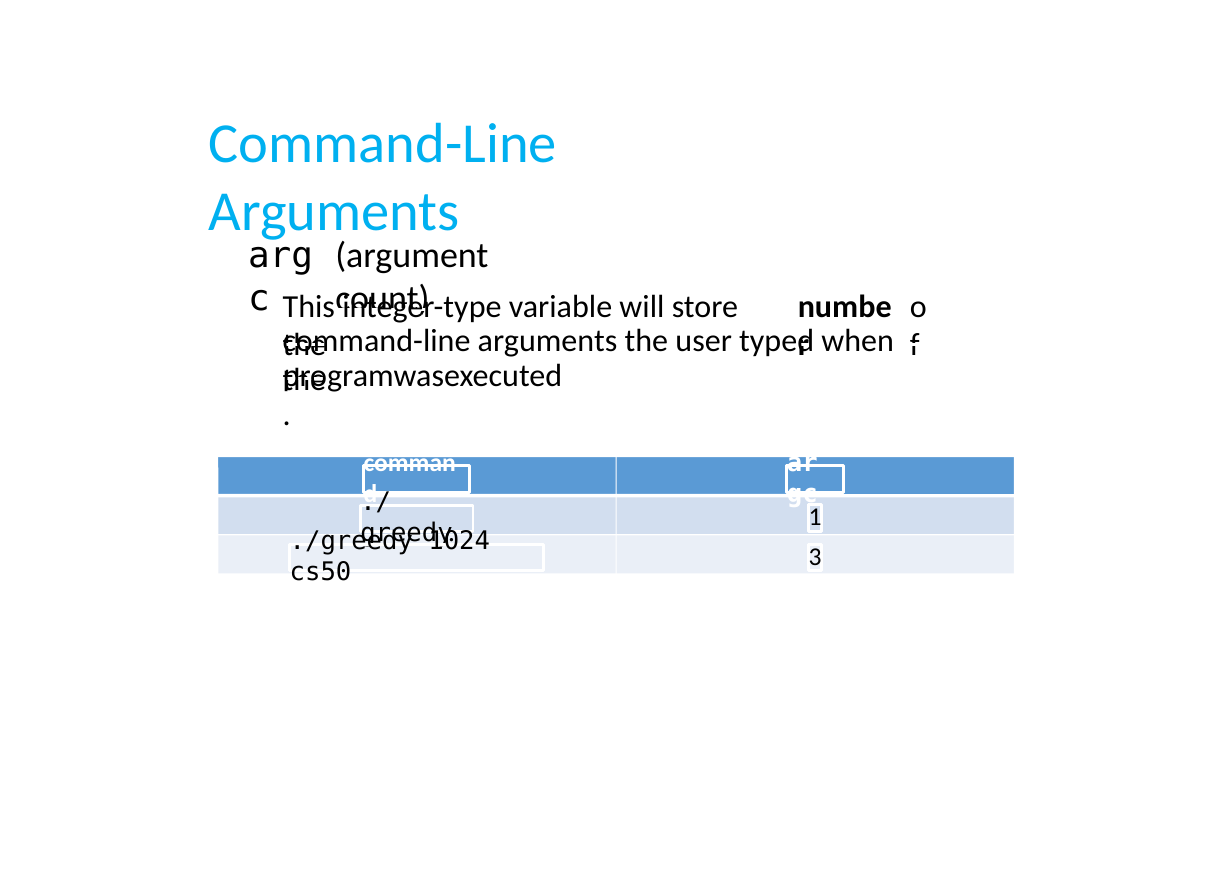
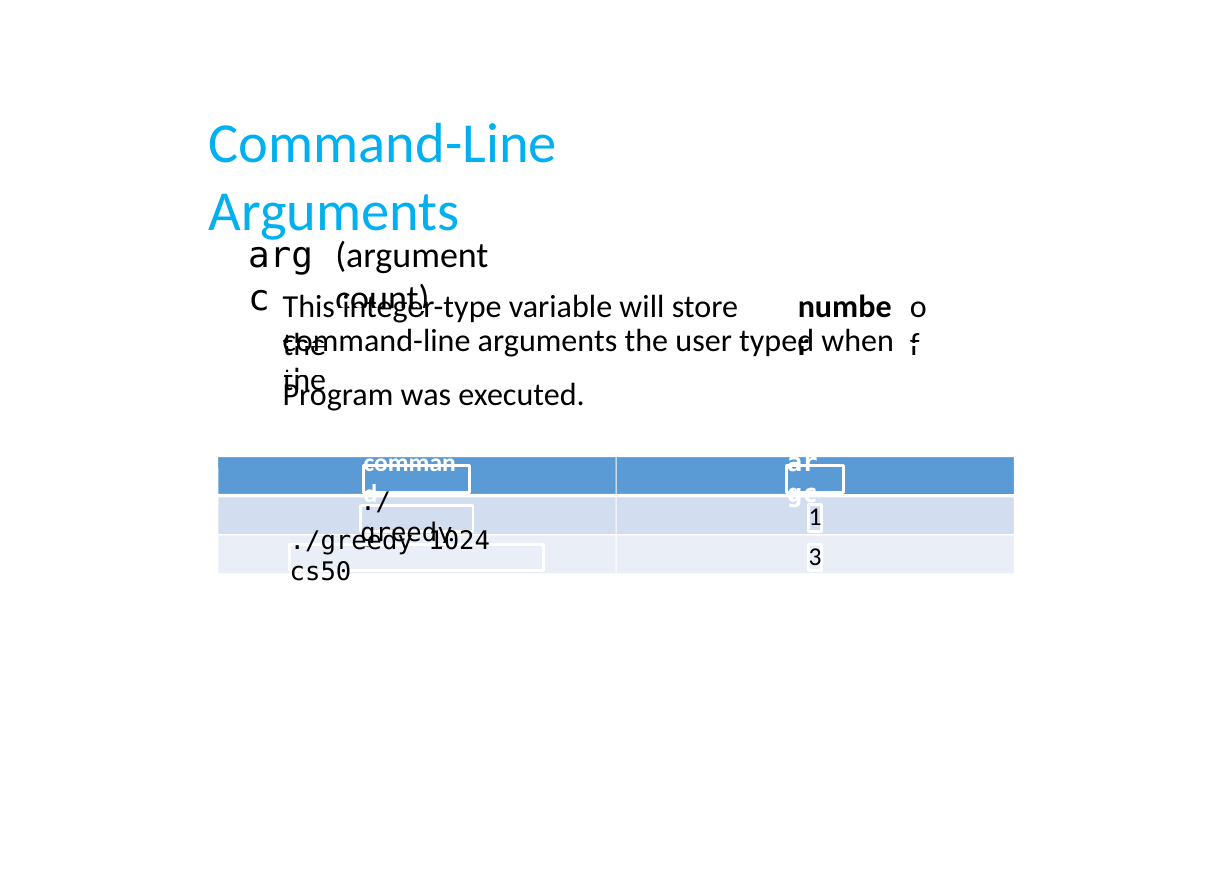
Before and after one commit to SQ4007-2025/website, a slide deck: slide 4 of tutorials/week_3/3.command_line_arguments.pptx. Drawn at 1232x871 pixels with LibreOffice and Linux fonts; fonts in the diff are those of the drawing. Boxes give left, top, right and bottom in pixels: in the first picture for what was removed or moved away, otherwise in the second. Text is boxed around its words. In the diff, an @@ line names an element or a change of style, - is before the commit and + after.

```diff
--- a/tutorials/week_3/3.command_line_arguments.pptx
+++ b/tutorials/week_3/3.command_line_arguments.pptx
@@ text at <box>283,378,584,411</box>: text changed @@
-programwasexecuted.
+Program was executed.
```
Also in this commit, not shown: 6 other slides changed, 1 other file.
